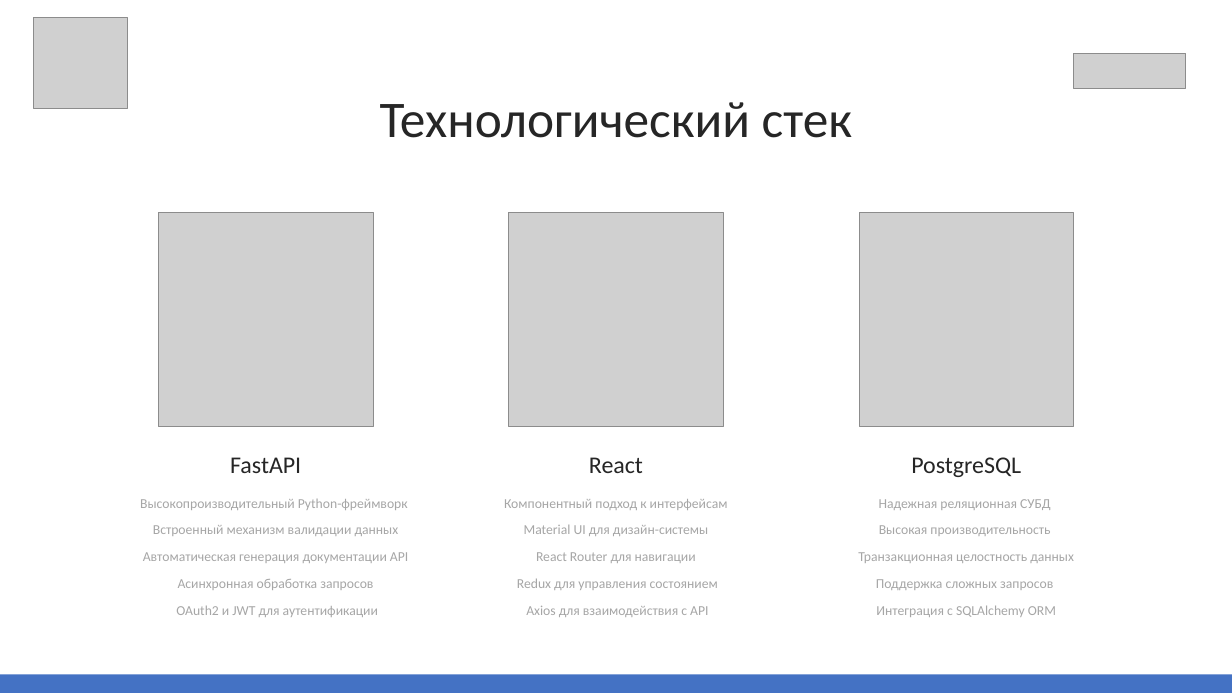
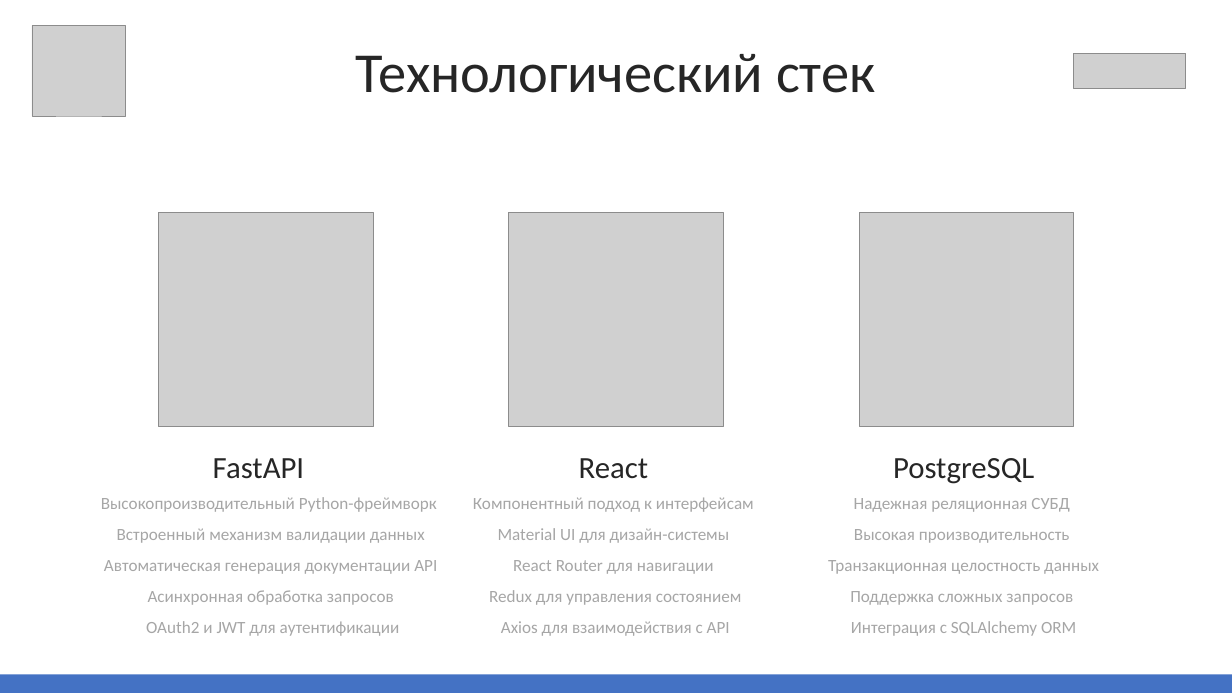
Before and after one commit to katarymba/preza, a slide deck: slide 6 of Презентация.pptx (slide 7 before the commit). Drawn at 1232x693 pixels with LibreOffice and Linux fonts; fonts in the diff are those of the drawing; grey boxes stand for pictures. Boxes give left, top, right and bottom in pixels: in the first picture for what was removed or moved away, otherwise in the second. Text is boxed around its words. In the diff, an @@ line names an element or a change of style, - is before the commit and + after.

```diff
--- a/Презентация.pptx
+++ b/Презентация.pptx
@@ picture: place and size @@
-picture at box(34, 18, 128, 108)
+picture at box(32, 26, 126, 116)
@@ text "Технологический стек": place and size @@
-text "Технологический стек" at box(380, 102, 852, 138)
+text "Технологический стек" at box(356, 54, 875, 93)
@@ text "Технологический стек" at box(356, 54, 875, 93): size 60 to 66 pt @@
@@ size 28 to 36 pt in 3 elements at box(893, 458, 1034, 484), box(579, 458, 649, 479), box(213, 458, 304, 479) @@
@@ text "FastAPI": place and size @@
-text "FastAPI" at box(230, 457, 301, 473)
+text "FastAPI" at box(213, 458, 304, 479)
@@ text "React": place and size @@
-text "React" at box(589, 457, 643, 473)
+text "React" at box(579, 458, 649, 479)
@@ text "PostgreSQL": place and size @@
-text "PostgreSQL" at box(911, 457, 1021, 477)
+text "PostgreSQL" at box(893, 458, 1034, 484)
@@ size 16 to 20 pt in 3 elements at box(828, 498, 1099, 636), box(473, 497, 754, 636), box(101, 497, 437, 636) @@
@@ text "Высокопроизводительный Python-фреймворк": place and size @@
-text "Высокопроизводительный Python-фреймворк" at box(140, 499, 408, 617)
+text "Высокопроизводительный Python-фреймворк" at box(101, 497, 437, 636)
@@ text "Компонентный подход к интерфейсам": place and size @@
-text "Компонентный подход к интерфейсам" at box(504, 499, 728, 617)
+text "Компонентный подход к интерфейсам" at box(473, 497, 754, 636)
@@ text "Надежная реляционная СУБД": place and size @@
-text "Надежная реляционная СУБД" at box(858, 499, 1074, 617)
+text "Надежная реляционная СУБД" at box(828, 498, 1099, 636)
```
Also in this commit, not shown: 5 other slides changed, 13 slides added, 7 slides removed.
